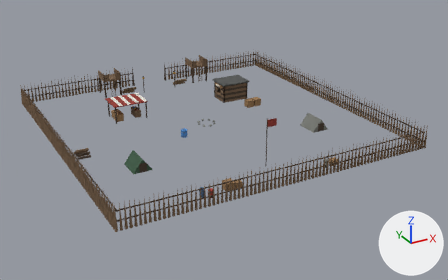
A saved change to the glTF model assets/models/buildings/settlement.glb.
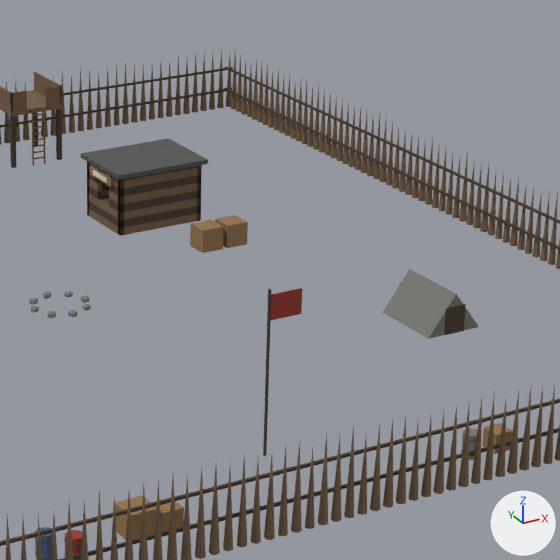
Each version is shown whole from a 50 mm lens placed at (-35.5, -69.5, 31.8), pointed at (1.1, -2.9, -1.5), then close up on the part from 42% to 78% of the width and 12% to 70% of the height. Lighting does not change. The marker at lower right points along +X, +Y and +Z. The older version's two pictures come first. Objects named as collision shapes, trigger or cutter boxes, shadow casters or lower levels of detail are left out. Vertices at exactly the same position are counted once.

Objects in the first close-up: 'settlement'.
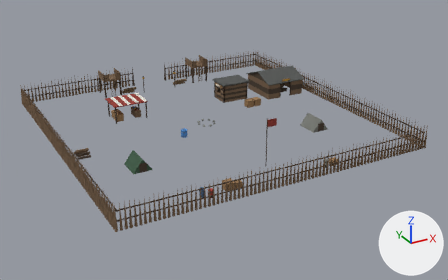
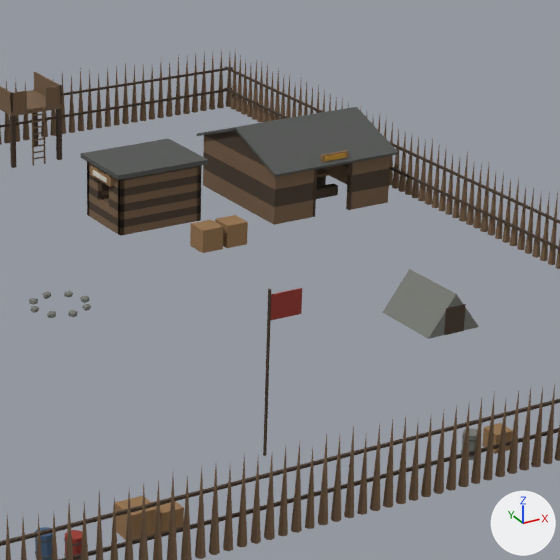
The edits, one by one:
me_settlement is used by ob_settlement; location (0.0, 0.0, 0.0).
me_settlement had 3601 vertices, 5614 faces and spanned x -20.2..20.2, y -20.2..20.2, z 0.0..6.0.
me_settlement now has 3819 vertices, 6002 faces and spans x -20.2..20.2, y -20.2..20.2, z 0.0..6.0.
me_settlement part 1: a new loose piece, a box spanning x 14.8..16.2, y 3.92..4.0, z 2.466..2.816, in mat_palette (picture img_palette).
me_settlement part 2: a new loose piece, a box spanning x 14.95..16.05, y 3.88..3.92, z 2.536..2.746, in mat_palette (picture img_palette).
me_settlement part 3: a new loose piece, a box spanning x 13.9..17.1, y 6.5..7.3, z 0.8..0.92, in mat_palette (picture img_palette).
me_settlement part 4: a new loose piece, a box spanning x 16.7..16.9, y 6.6..7.2, z 0.02..0.8, in mat_palette (picture img_palette).
me_settlement part 5: a new loose piece, a box spanning x 13.9..17.1, y 5.9..6.25, z 0.02..0.47, in mat_palette (picture img_palette).
me_settlement part 6: a new loose piece of 27 vertices spanning x 12.5..16.5, y 3.9..9.8, z 0.0..2.3, in mat_palette (picture img_palette).
me_settlement part 7: a new loose piece of 24 vertices spanning x 12.5..18.5, y 4.0..4.2, z 1.6..2.4, in mat_palette (picture img_palette).
me_settlement part 8: a new loose piece of 22 vertices spanning x 12.5..18.5, y 4.0..10.0, z 0.8..3.6, in mat_palette (picture img_palette).
me_settlement part 9: a new loose piece of 21 vertices spanning x 16.4..18.5, y 3.9..9.8, z 0.0..2.3, in mat_palette (picture img_palette).
me_settlement part 10: a new loose piece of 18 vertices spanning x 12.5..14.6, y 4.0..9.8, z 0.8..2.4, in mat_palette (picture img_palette).
me_settlement part 11: a new loose piece of 18 vertices spanning x 16.4..18.5, y 4.0..9.8, z 0.8..2.4, in mat_palette (picture img_palette).
Part 12, on me_settlement:
8 vertices are added at x 12.3, y 3.7..10.3, z 2.3..3.6.
8 new vertices lie (6.4, 0.0, 0.0) away from vertices in x 12.3, y 3.7..10.3, z 2.3..3.6.
24 new faces join them.
Other edits to the shape of me_settlement do not show in these pictures.

What differs and where, as boxes [x1, y1, x2, y2] in the close-ups (560 x 560 px):
part 1 of me_settlement, added
    after: [321, 150, 349, 162]
part 2 of me_settlement, added
    after: [324, 153, 346, 161]
part 3 of me_settlement, added
    after: [317, 168, 331, 177]
part 4 of me_settlement, added (mostly hidden)
    after: [316, 176, 326, 187]
part 5 of me_settlement, added
    after: [316, 183, 338, 199]
part 6 of me_settlement, added (brown)
    after: [205, 164, 343, 225]
part 7 of me_settlement, added (brown)
    after: [273, 156, 390, 190]
part 8 of me_settlement, added (brown)
    after: [203, 130, 266, 169]
part 9 of me_settlement, added (brown)
    after: [323, 163, 389, 210]
part 10 of me_settlement, added (brown)
    after: [205, 136, 314, 207]
part 11 of me_settlement, added
    after: [343, 164, 390, 192]
part 12 of me_settlement, added
    after: [197, 107, 398, 177]
